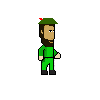
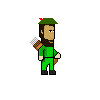
Before/after of a 100×100 layered artwork. What changed in the layer stack:
added layer "Layer 11" over [30, 37, 58, 65]
